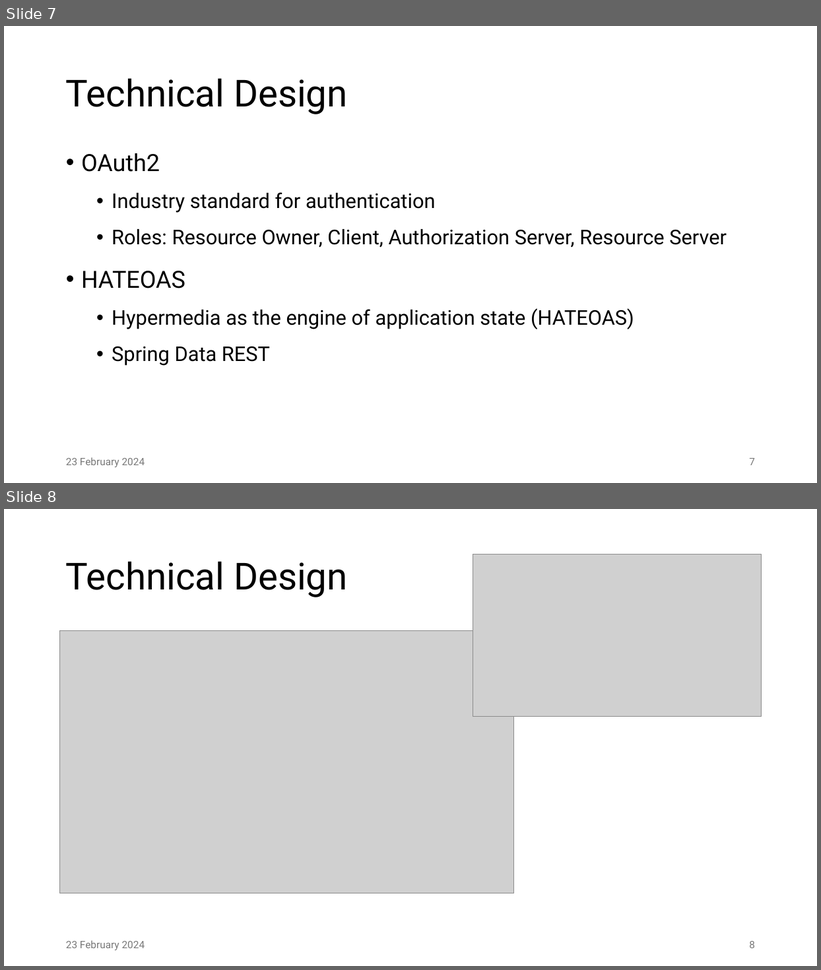
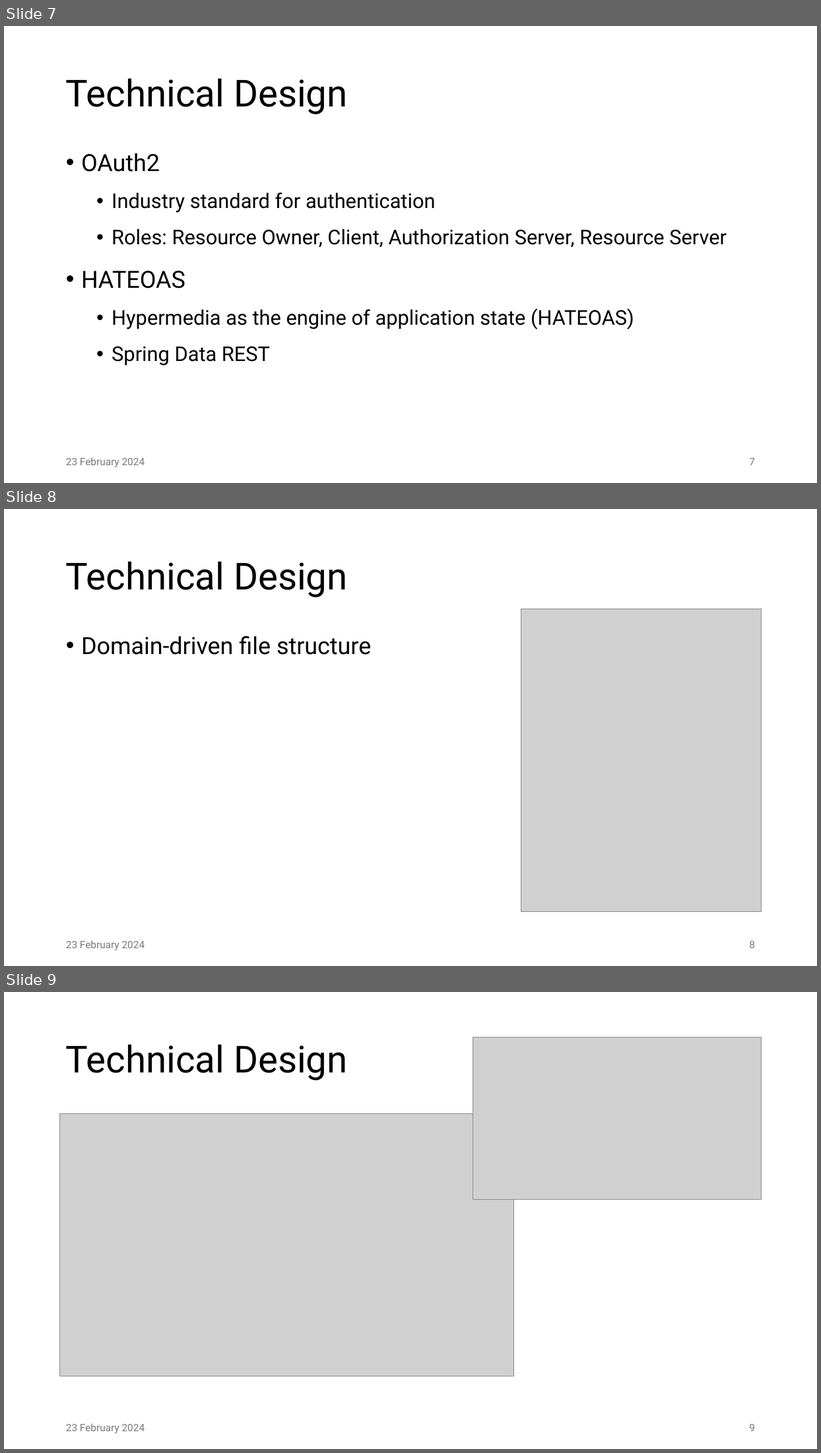
Before and after one commit to antonioskaparounakis/spring-ermis, a slide deck: docs/04_SpringErmis_Presentation.pptx. Shown one above the other, each under a label of ours: slides 7 and 8 before the commit, slides 7, 8 and 9 after it. The pictures are 821x970 and 821x1453 pixels, drawn with LibreOffice and Linux fonts; fonts in the diff are those of the drawing; grey boxes stand for pictures; background and template pictures are left out. Boxes give left, top, right and bottom in pixels: in the first picture for what was removed or moved away, otherwise in the second. Text is boxed around its words. In the diff, an @@ line names an element or a change of style, - is before the commit and + after.

```diff
--- a/docs/04_SpringErmis_Presentation.pptx
+++ b/docs/04_SpringErmis_Presentation.pptx
@@ slide 8 added at <box>4,509,817,966</box>, background #FFFFFF @@
@@ title added at <box>66,561,348,597</box>, 44 pt, text #000000 @@
+Technical Design
@@ picture added at <box>521,609,762,912</box> @@
@@ text added at <box>81,636,371,655</box>, 28 pt, text #000000 @@
+• Domain-driven file structure
@@ text added at <box>66,941,145,951</box>, 12 pt, text #797979 @@
+23 February 2024
@@ page number added at <box>749,941,755,949</box>, 12 pt, text #797979 @@
+8
@@ what was slide 8 is now slide 9 @@
```
Also in this commit, not shown: 2 other files.
